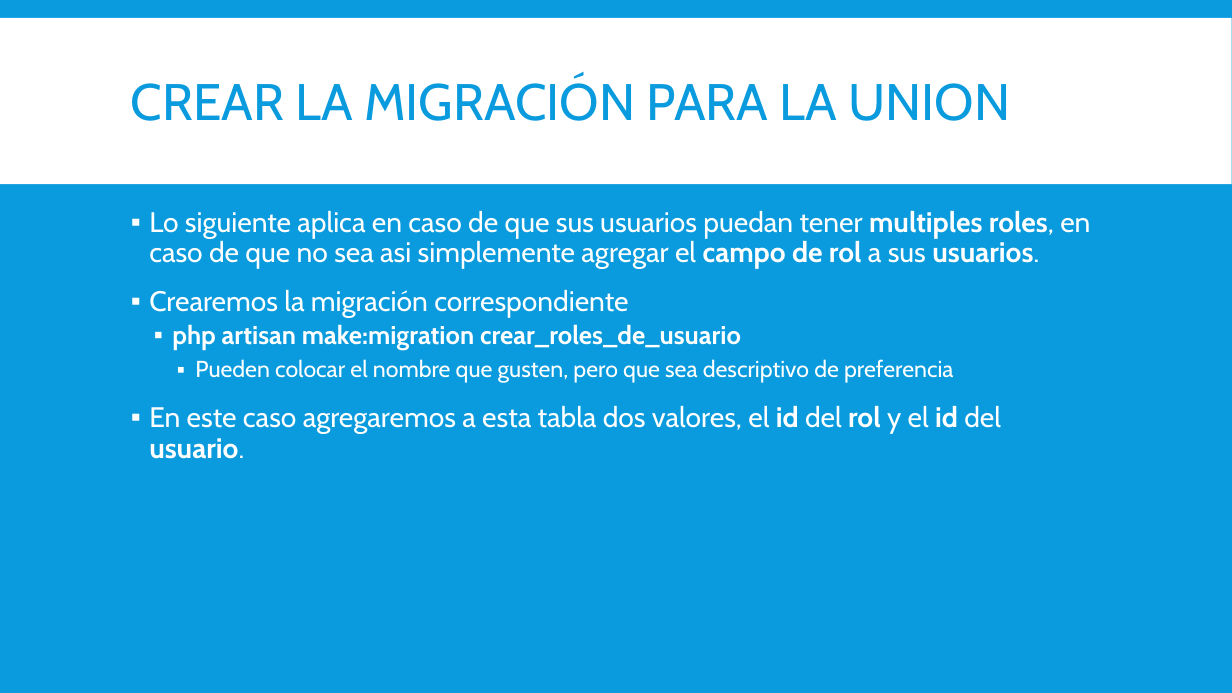
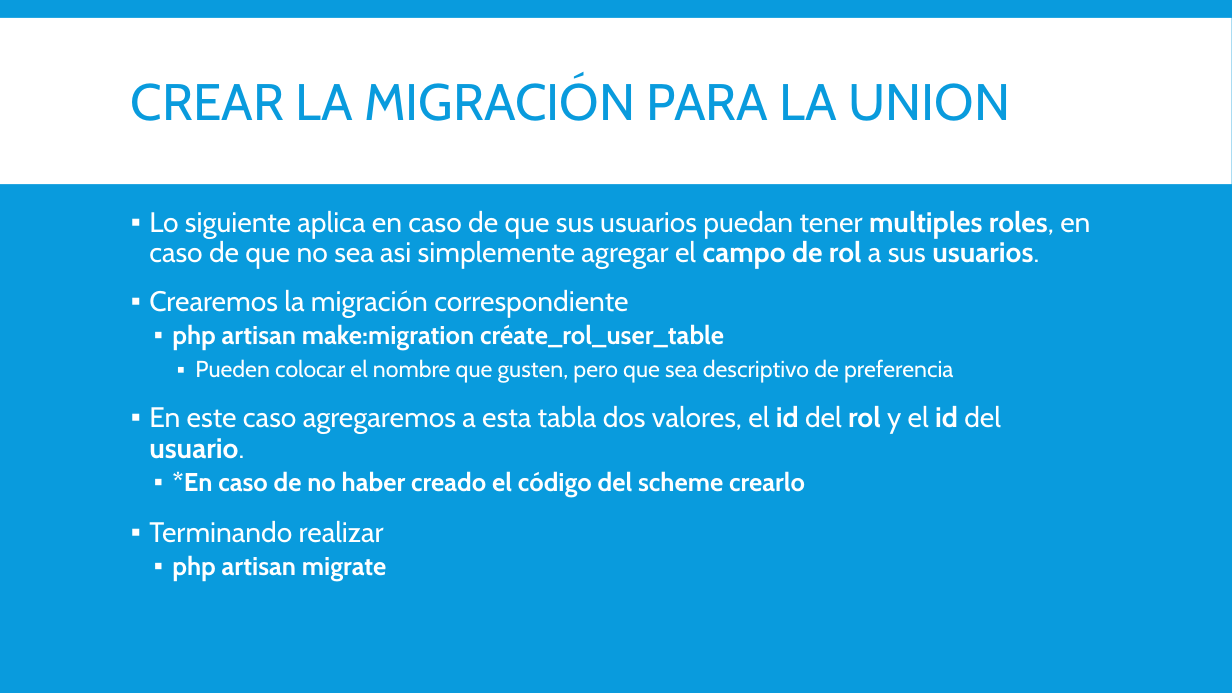
Before and after one commit to magoclown/PAPW2, a slide deck: slide 5 of Presentaciones/Creacion de Roles.pptx. Drawn at 1232x693 pixels with LibreOffice and Linux fonts; fonts in the diff are those of the drawing. Boxes give left, top, right and bottom in pixels: in the first picture for what was removed or moved away, otherwise in the second. Text is boxed around its words. In the diff, an @@ line names an element or a change of style, - is before the commit and + after.

Commit message:
Arreglo de informacion a la presentacion de Creacion d}e Roles

```diff
--- a/Presentaciones/Creacion de Roles.pptx
+++ b/Presentaciones/Creacion de Roles.pptx
@@ text at [172, 324, 724, 350]: text changed @@
-  ▪ php artisan make:migration crear_roles_de_usuario
+  ▪ php artisan make:migration créate_rol_user_table
@@ text at [149, 471, 805, 581]: paragraphs added @@
+  ▪ *En caso de no haber creado el código del scheme crearlo
+▪ Terminando realizar
+  ▪ php artisan migrate
```
Also in this commit, not shown: 3 other slides changed, 1 slide added.
